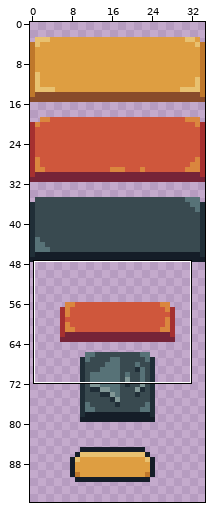
Two states of a sprite sheet, Assets/Sprites/UI/Menu/ButtonsUI.png. Above, an overview of the earlier version with the close-up marked.
Close-up. Old version:
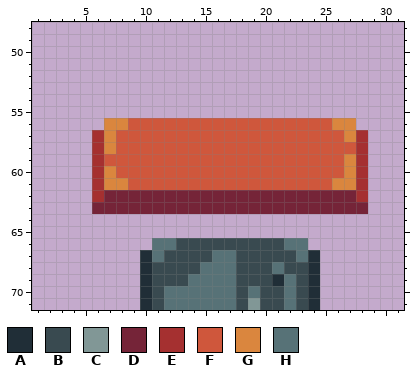
The file is 35x160 pixels. Shown: x 1..31, y 48..71. The wide view leaves out empty margins.
Palette (. is transparent): A #202e37  B #394a50  C #819796  D #752438  E #a53030  F #cf573c  G #da863e  H #577277
Pixels before, first column x 6:
56 .GGFFFFFFFFFFFFFFFFFGG.
57 EGFFFFFFFFFFFFFFFFFFFGE
58 EGFFFFFFFFFFFFFFFFFFFFE
59 EFFFFFFFFFFFFFFFFFFFFGE
60 EGFFFFFFFFFFFFFFFFFFFGE
61 EGGFFFFFFFFFFFFFFFFFGGE
62 EDDDDDDDDDDDDDDDDDDDDDE
63 DDDDDDDDDDDDDDDDDDDDDDD
64 .......................
65 .......................
66 .....HHBBBBBBBBBHH.....
67 ....AHBBBBHHBBBBBHA....
68 ....ABBBBHHHBBBHBBA....
69 ....ABBBHHHHBBBAHBA....
70 ....ABHHHHHHBHBBHBA....
71 ....ABHHHHHHBCBBHBA....
Once edited:
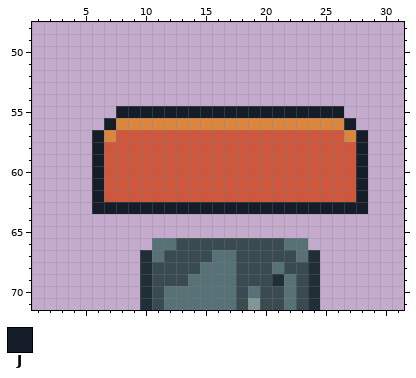
Colours new in this view: J #151d28
Message: Roll Button added, UI fixes
Changes in this commit:
Changed rows in their new state; - is an unchanged pixel.
first column x 6:
55 --JJJJJJJJJJJJJJJJJJJ--
56 -J-GGGGGGGGGGGGGGGGG-J-
57 J---------------------J
58 JF--------------------J
59 J--------------------FJ
60 JF-------------------FJ
61 JFF-----------------FFJ
62 JFFFFFFFFFFFFFFFFFFFFFJ
63 JJJJJJJJJJJJJJJJJJJJJJJ
Where, in picture pixels (left, top, right, bottom), the same in both close-ups:
changed: (92, 106, 368, 214)
